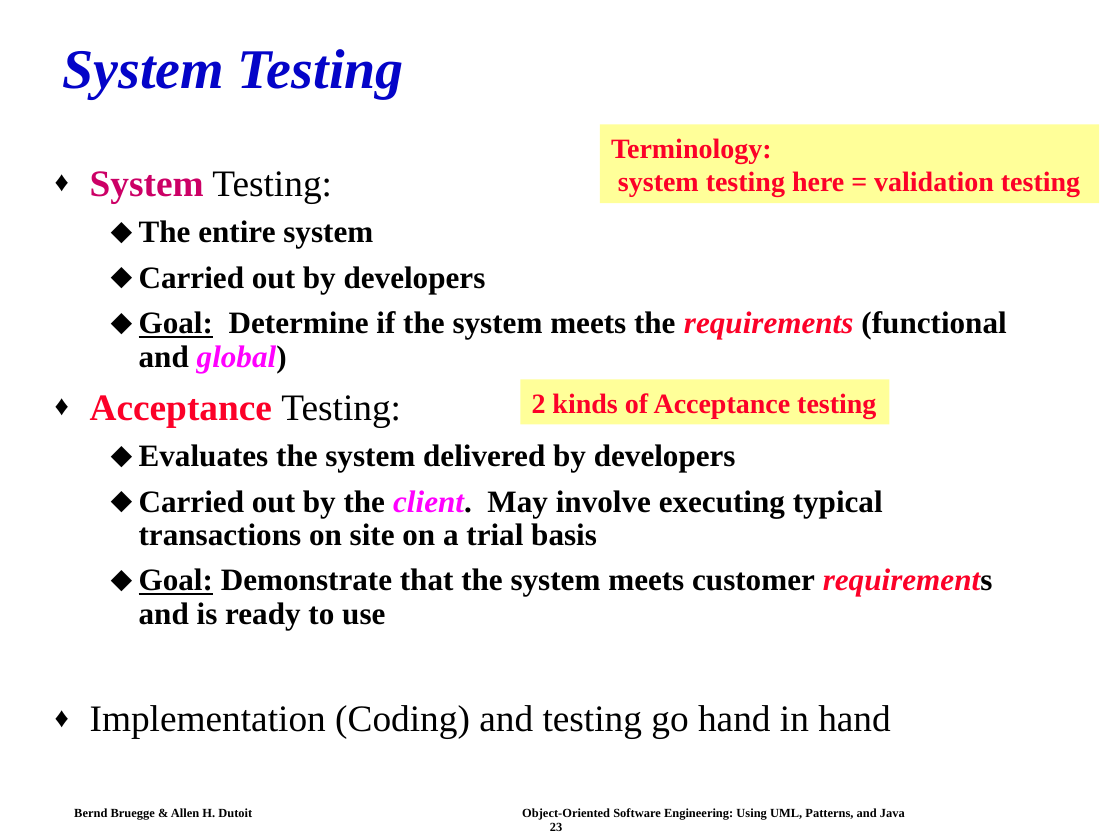
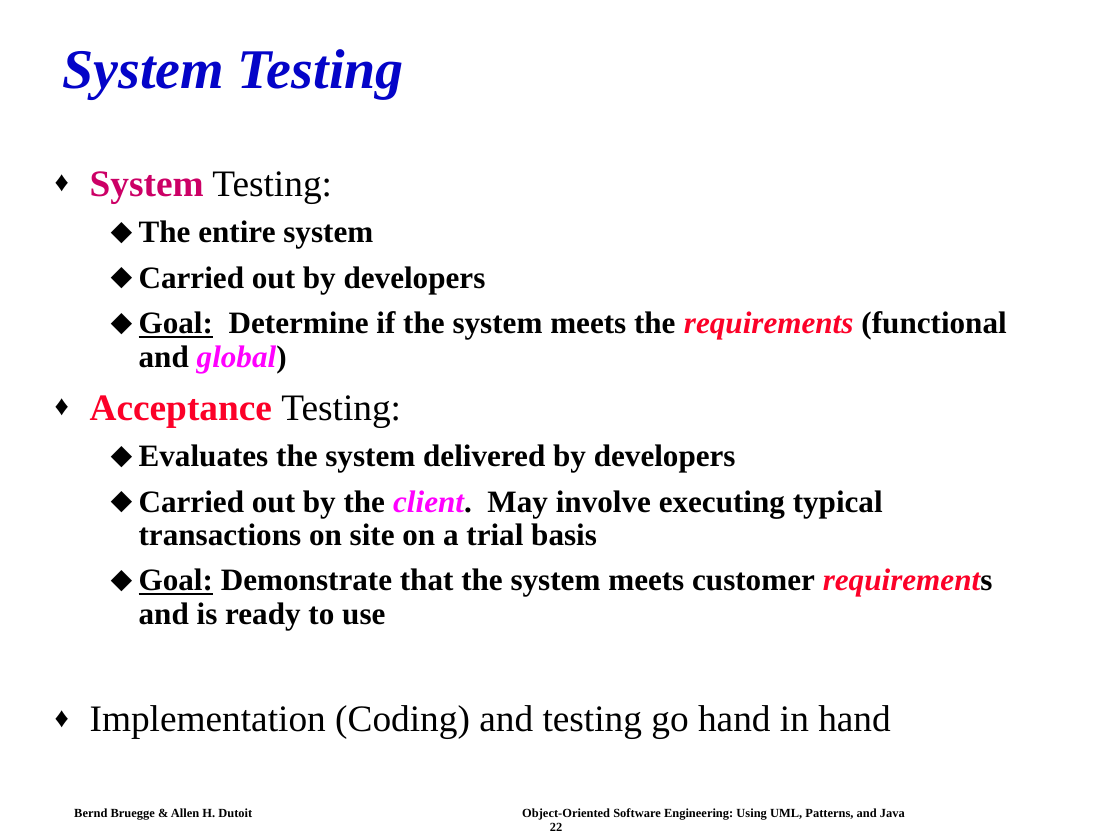
Before and after one commit to swtv-kaist/cs350-fall25, a slide deck: slide 22 of slides/lec21-ch11-testing-OOSE.ppt (slide 23 before the commit). Drawn at 1120x840 pixels with LibreOffice and Linux fonts; fonts in the diff are those of the drawing. Boxes give left, top, right and bottom in pixels: in the first picture for what was removed or moved away, otherwise in the second. Text is boxed around its words. In the diff, an @@ line names an element or a change of style, - is before the commit and + after.

```diff
--- a/slides/lec21-ch11-testing-OOSE.ppt
+++ b/slides/lec21-ch11-testing-OOSE.ppt
@@ rectangle removed at <box>600,124,1100,203</box> @@
-Terminology:
-system testing here = validation testing
@@ rectangle removed at <box>521,380,889,424</box> @@
-2 kinds of Acceptance testing
@@ text at <box>74,808,905,831</box>: text changed @@
-Bernd Bruegge & Allen H. Dutoit Object-Oriented Software Engineering: Using UML, Patterns, and Java 23
+Bernd Bruegge & Allen H. Dutoit Object-Oriented Software Engineering: Using UML, Patterns, and Java 22
```
Also in this commit, not shown: 9 other slides changed, 1 slide removed, 1 other file.
